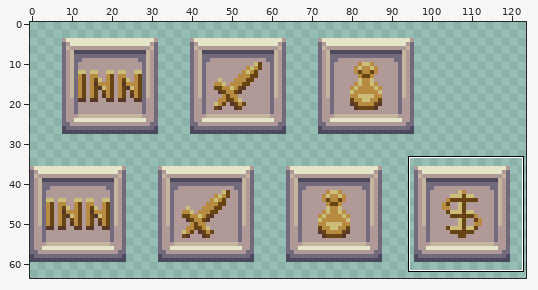
A sprite sheet gets an edit: data/signs.png. The first picture is a wide view before the edit; the outline marks the close-up.
Close-up. The starting point:
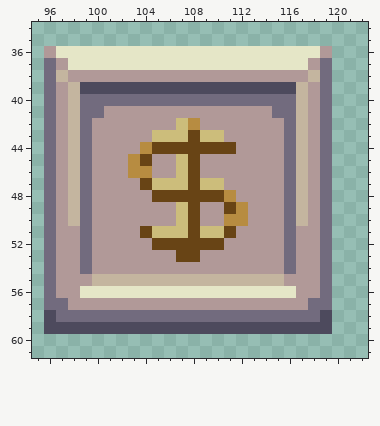
The file is 128x64 pixels. Shown: x 95..122, y 34..61. The wide view leaves out empty margins.
After:
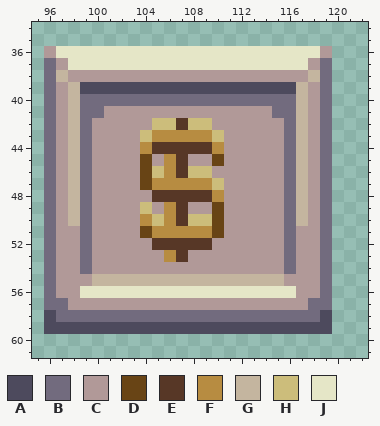
Palette (. is transparent): A #4d4a5d  B #726b7e  C #b19998  D #684415  E #573726  F #b78c41  G #c4b59f  H #ccbd7b  J #e5e6c7
Edits made:
The edit turns colour D into colour C in row 44 at x 111; in row 45 at x 108; in row 49 at x 108 and 111; in row 51 at x 111; in row 52 at x 110; in row 53 at x 108.
The edit turns colour F into colour C in rows 45 to 46 at x 103; in row 48 at x 111; in row 49 at x 112; in row 50 at x 111 to 112.
The edit turns colour C into colour D in row 45 at x 110; in rows 49 to 50 at x 110.
The edit turns colour F into colour D in row 46 at x 104.
The edit turns colour H into colour D in row 51 at x 110.
The edit turns colour D into colour E in row 44 at x 105 to 109; in row 48 at x 105 to 109; in row 52 at x 105 to 109; in row 53 at x 107.
The edit turns colour H into colour E in row 42 at x 107; in rows 45 to 46 at x 107; in rows 49 to 50 at x 107.
The edit turns colour C into colour F in rows 45 to 46 at x 106; in row 49 at x 106; in row 50 at x 104 and 106; in row 53 at x 106.
The edit turns colour D into colour F in row 43 at x 108; in row 44 at x 110; in row 47 at x 108; in row 48 at x 110; in row 51 at x 108.
The edit turns colour H into colour F in row 43 at x 105 to 107 and 109; in row 47 at x 105 to 107 and 109; in row 51 at x 105 to 107 and 109.
The edit turns colour C into colour H in row 42 at x 105 to 106 and 109; in row 43 at x 104; in row 46 at x 105 and 109; in row 49 at x 104; in row 50 at x 105 and 109.
The edit turns colour D into colour H in row 46 at x 108; in row 50 at x 108.
The edit turns colour F into colour H in row 42 at x 108.
Changed places in both close-ups, as pixel boxes (x1, y1, x2, y2):
changed: (128, 118, 248, 262)
